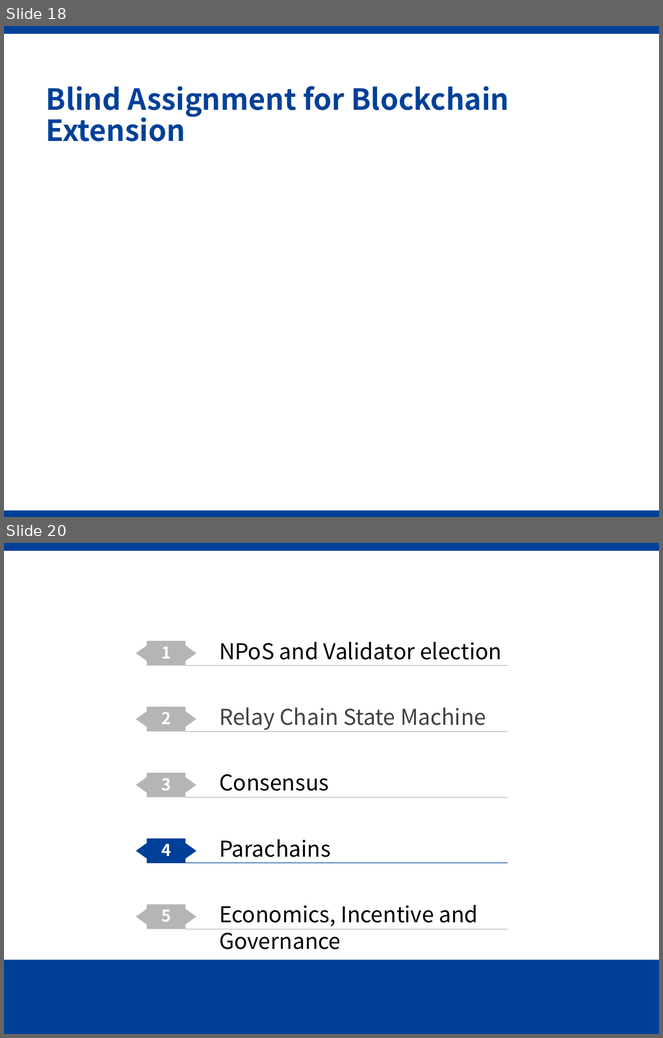
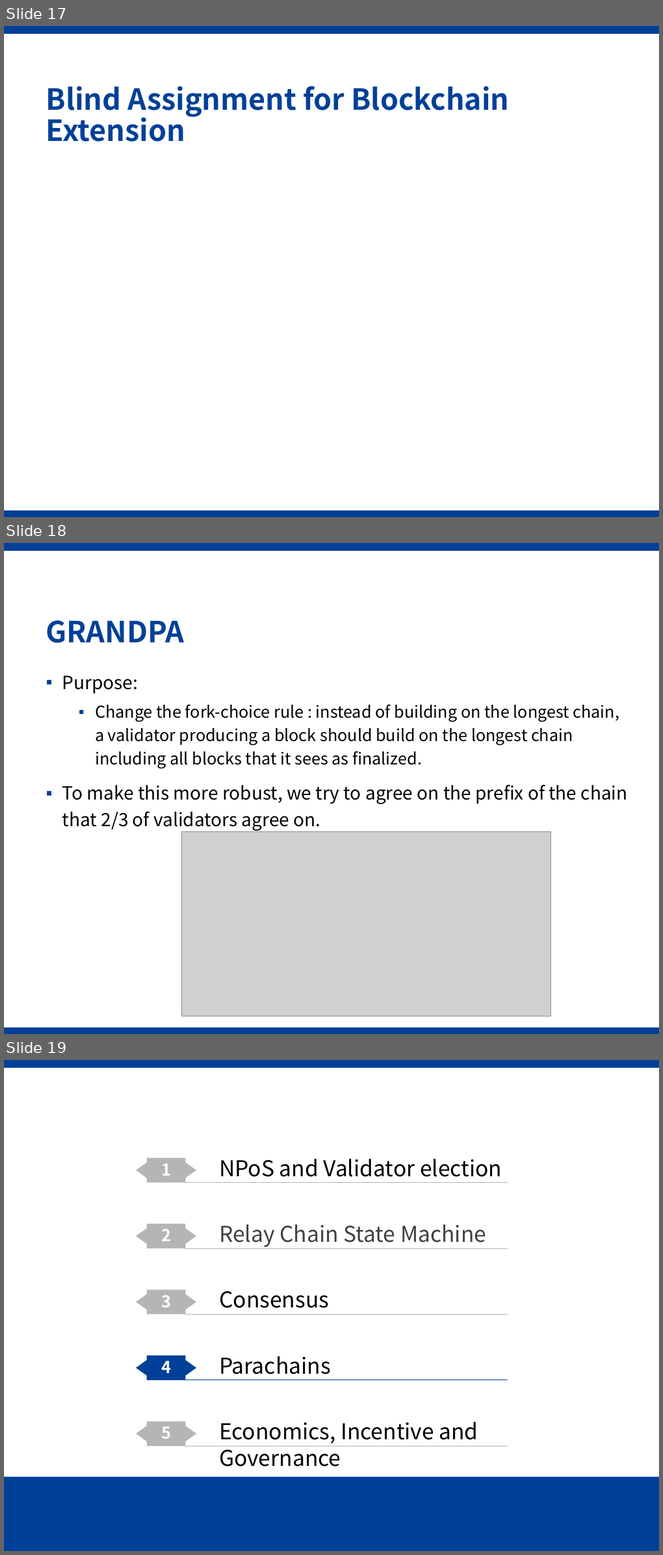
Before and after one commit to Voidkai/Polkadot, a slide deck: Polkadot-PPT.pptx. Shown one above the other, each under a label of ours: slides 18 and 20 before the commit, slides 17, 18 and 19 after it; the slides between them are not shown. The pictures are 663x1038 and 663x1555 pixels, drawn with LibreOffice and Linux fonts; fonts in the diff are those of the drawing; grey boxes stand for pictures; background and template pictures are left out. Boxes give left, top, right and bottom in pixels: in the first picture for what was removed or moved away, otherwise in the second. Text is boxed around its words. In the diff, an @@ line names an element or a change of style, - is before the commit and + after.

```diff
--- a/Polkadot-PPT.pptx
+++ b/Polkadot-PPT.pptx
@@ slide 18 added at box(4, 543, 659, 1034), background #FFFFFF; not listed: 2 template elements that a slide beside it also shows @@
@@ title added at box(46, 620, 185, 643), 32 pt, text #004098, bold @@
+GRANDPA
@@ text added at box(62, 676, 628, 831), 18 pt, text #000000 @@
+▪ Purpose:
+  ▪ Change the fork-choice rule : instead of building on the longest chain, a validator producing a block should build on the longest chain including all blocks that it sees as finalized.
+▪ To make this more robust, we try to agree on the prefix of the chain that 2/3 of validators agree on.
@@ picture added at box(181, 832, 551, 1017) @@
@@ what was slide 18 is now slide 17 @@
@@ what was slide 20 is now slide 19 @@
```
Also in this commit, not shown: 1 other slide added, 6 slides removed.
